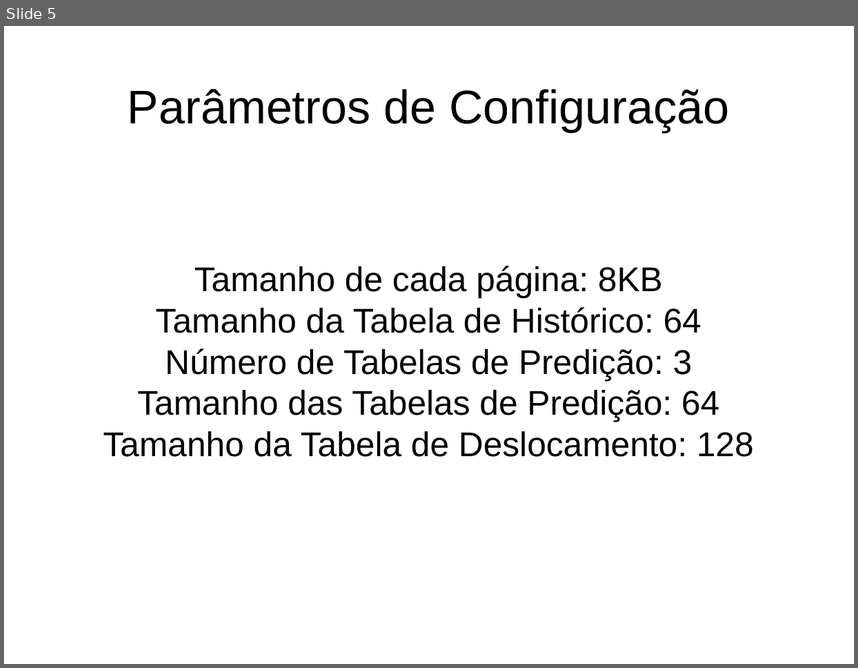
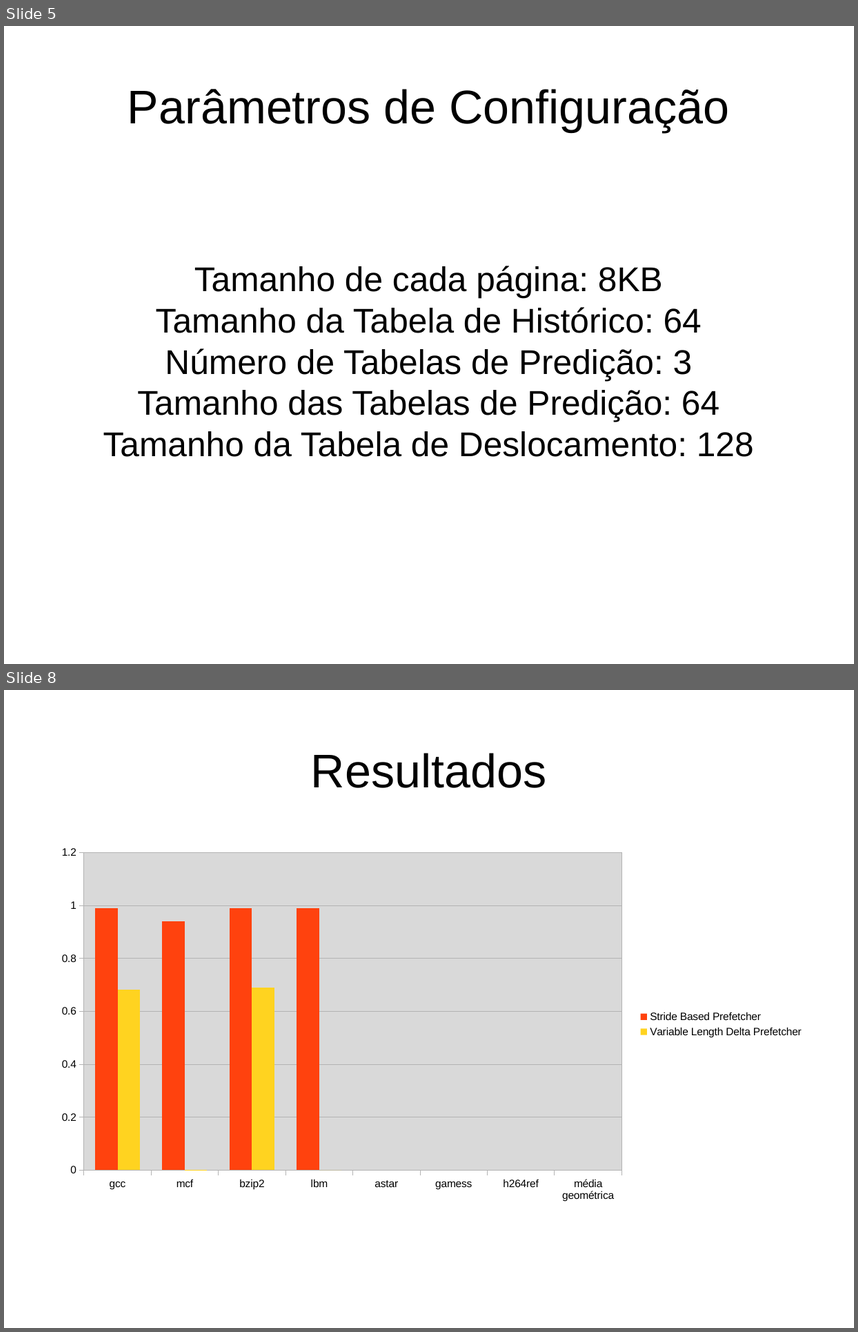
Before and after one commit to rafaelravedutti/hpca, a slide deck: cache/apresentacao.odp. Shown one above the other, each under a label of ours: slide 5 before the commit, slides 5 and 8 after it; the slides between them are not shown. The pictures are 858x668 and 858x1332 pixels, drawn with LibreOffice and Linux fonts; fonts in the diff are those of the drawing. Boxes give left, top, right and bottom in pixels: in the first picture for what was removed or moved away, otherwise in the second. Text is boxed around its words. In the diff, an @@ line names an element or a change of style, - is before the commit and + after.

```diff
--- a/cache/apresentacao.odp
+++ b/cache/apresentacao.odp
@@ slide 8 added at [4,690,854,1328], background #FFFFFF @@
@@ title added at [311,753,546,788], 44 pt, text #000000 @@
+Resultados
@@ column chart added at [46,839,812,1208] @@
+categories: gcc, mcf, bzip2, lbm, astar, gamess, h264ref, média geométrica
+Stride Based Prefetcher: 0.99, 0.94, 0.99, 0.99, -, -, -, -
+Variable Length Delta Prefetcher: 0.68, 0, 0.69, 0, -, -, -, -
```
Also in this commit, not shown: 3 other slides added, 1 slide removed.
